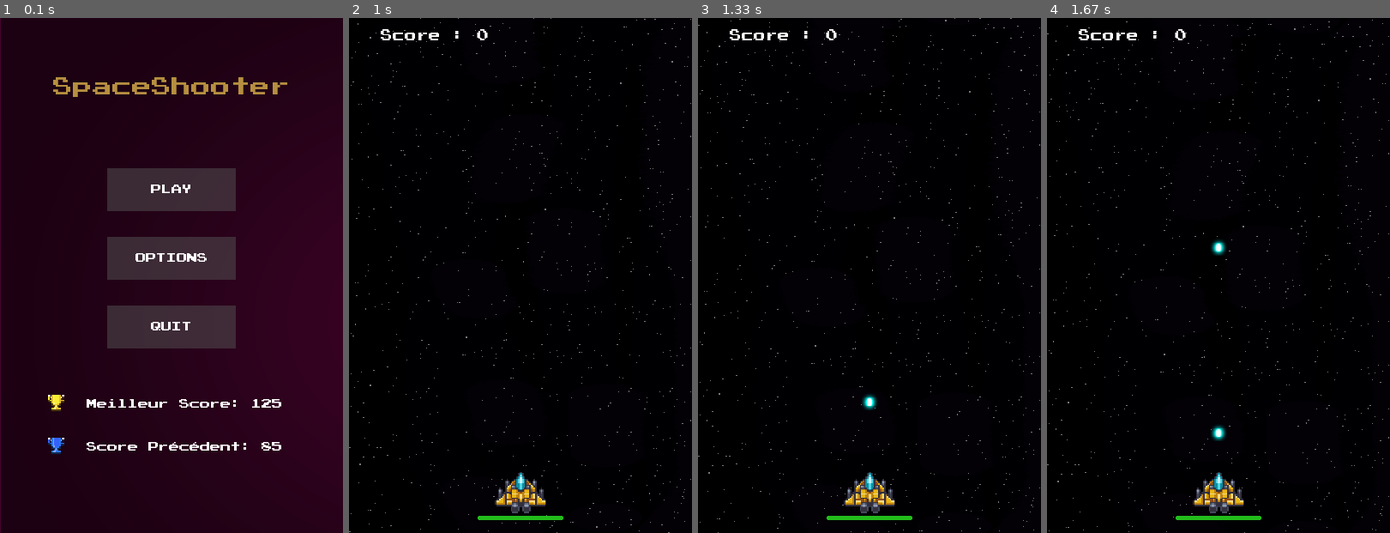
Above: before the commit, frames 1-4 (left to right).
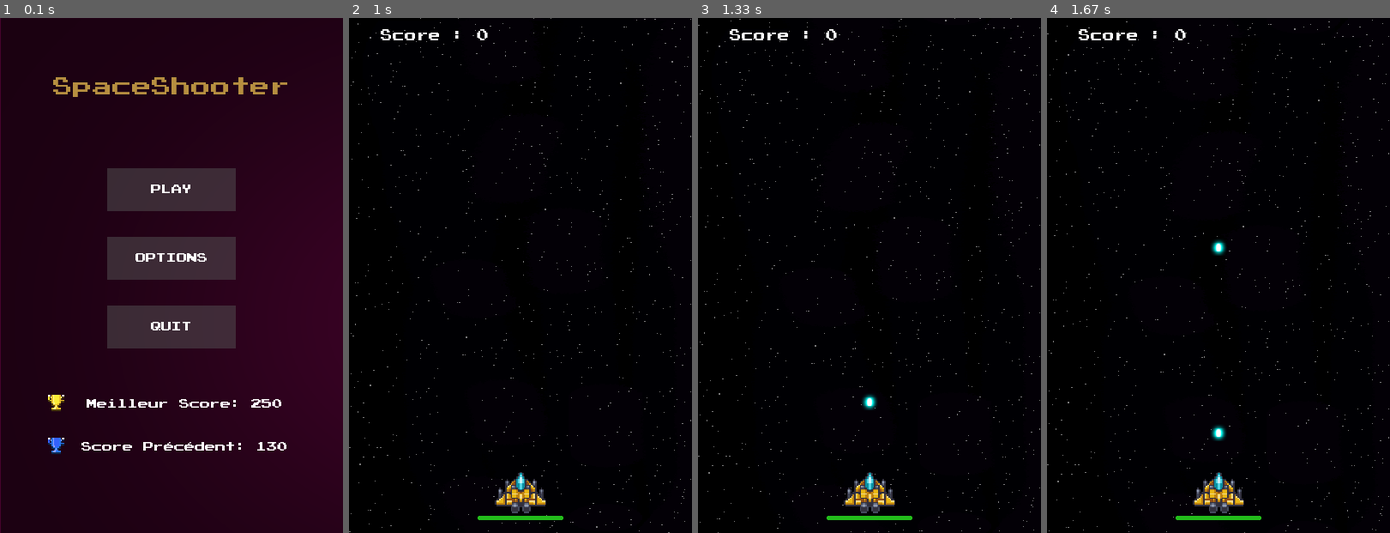
Above: after the commit, the same moments.

Repository: Fabien-crypto/SpaceShooter
Game: pygame game, started from main.py
Same seed, same stepped clock (60 frames per second), same inputs: the game is played once before the commit and once after it.
Inputs:
- Up to frame 1 (0.1 s): no input
- Up to frame 2 (1 s): click "PLAY" at 0.88 s
- Up to frame 3 (1.33 s): tap Space at 1.17 s
- Up to frame 4 (1.67 s): tap Space at 1.57 s

The runs differ from the first frame. In frame 1, 0.5% of the frame differs, in the area x 23-84%, y 74-84%; in frame 2, nothing differs; in frame 3, nothing differs; in frame 4, nothing differs.

Commit message:
ajout sauvegarde volume

Diff:
--- a/main.py
+++ b/main.py
@@ -3,38 +3,6 @@
 from game import Game
 from button import Button
 import sys
-
-
-
-# Initialisation du jeu
-pygame.init()
-pygame.font.init()
-
-#Définition de la police d'écriture #
-
-def get_font(size): # Returns Press-Start-2P in the desired size
-    return pygame.font.Font("assets/menu/font.ttf", size)
-
-#Musique de fond
-mixer.init()
-mixer.music.load('sounds/01_Title Screen.mp3')
-volume = 0.5
-volumejeux = 0.5
-mixer.music.set_volume(volume)
-mixer.music.play()
-
-
-#Icone jeu#
-icon = pygame.image.load('assets/vaisseaux/player/ship 01/nomove.png')
-pygame.display.set_icon(icon)
-
-#Background des boutons#
-buttonimg = pygame.image.load("assets/menu/button.png")
-buttonimg = pygame.transform.scale(buttonimg,(150,50))
-
-
-screen = pygame.display.set_mode((400, 600))
-
 
 def saveread(score):
     with open("scores.txt","r") as fichier:
@@ -42,21 +10,59 @@
         fichier.close()
     if score == "bestscore":
         return list[0].replace("\n","")
-
+    elif score == "volume":
+        return list[2].replace("\n","")
+    elif score == "position":
+        return list[3]
     else:
-        return list[1]
-
-def save(score):
+        return list[1].replace("\n","")
+
+# Initialisation du jeu
+pygame.init()
+pygame.font.init()
+
+#Définition de la police d'écriture #
+
+def get_font(size): # Returns Press-Start-2P in the desired size
+    return pygame.font.Font("assets/menu/font.ttf", size)
+
+#Musique de fond
+mixer.init()
+mixer.music.load('sounds/01_Title Screen.mp3')
+volume = float(saveread("volume"))
+volumejeux = 0.5
+mixer.music.set_volume(volume)
+mixer.music.play()
+
+
+#Icone jeu#
+icon = pygame.image.load('assets/vaisseaux/player/ship 01/nomove.png')
+pygame.display.set_icon(icon)
+
+#Background des boutons#
+buttonimg = pygame.image.load("assets/menu/button.png")
+buttonimg = pygame.transform.scale(buttonimg,(150,50))
+
+
+screen = pygame.display.set_mode((400, 600))
+
+
+
+
+print(saveread("volume"))
+
+def save(score,vol,pos):
     bestscore = saveread("bestscore")
     fichier = open("scores.txt","w+")
     if score > int(bestscore):
-        fichier.write(str(score)+"\n"+str(score))
+        fichier.write(str(score)+"\n"+str(score)+"\n"+str(vol)+"\n"+str(pos))
         fichier.close()
     else:
-        fichier.write(bestscore+"\n"+str(score))
+        fichier.write(bestscore+"\n"+str(score)+"\n"+str(vol)+"\n"+str(pos))
         fichier.close()
 
-position=250
+volume = float(saveread("volume"))
+position=int(saveread("position"))
 position2=250
 def options(menu):
     global volume
@@ -115,18 +121,18 @@
                         volume += 0.05
                         volumejeux += 0.05
                         position += 25
-
-                    mixer.music.set_volume(volume)
-                    mixer.music.set_volume(volumejeux)
+                        save(int(saveread("score")),round(volume,2),position)
+
+                    mixer.music.set_volume(float(saveread("volume")))
 
                 if OPTIONS_MOINS.checkForInput(OPTIONS_MOUSE_POS):
                     if volume>0 and position >0:
                         volume -= 0.05
                         volumejeux -= 0.05
                         position -= 25
-
-                    mixer.music.set_volume(volume)
-                    mixer.music.set_volume(volumejeux)
+                        save(int(saveread("score")),round(volume,2),position)
+
+                    mixer.music.set_volume(float(saveread("volume")))
 
         pygame.display.update()
 
@@ -158,7 +164,7 @@
                 if OPTIONS_BUTTON.checkForInput(OPTIONS_MOUSE_POS):
                     options("jeu")
                 if QUIT_BUTTON.checkForInput(OPTIONS_MOUSE_POS):
-                    save(score)
+                    save(score,saveread("volume"),saveread("position"))
                     mixer.music.unpause()
                     main_menu()
 
@@ -221,7 +227,6 @@
     mixer.init()
     mixer.music.load('sounds/10 Drummed vaus.mp3')
     mixer.music.play()
-    mixer.music.set_volume(volumejeux)
 
     #Temps du jeu #
     clock = pygame.time.Clock()
@@ -304,7 +309,7 @@
             if event.type == pygame.QUIT :
                 running = False
                 score = game.player.score
-                save(score)
+                save(score,saveread("volume"),saveread("position"))
                 pygame.quit()
             if event.type == pygame.KEYDOWN :
                 game.pressed[event.key]=True
--- a/scores.txt
+++ b/scores.txt
@@ -1,2 +1,4 @@
-125
-85
+250
+130
+0.0
+0
